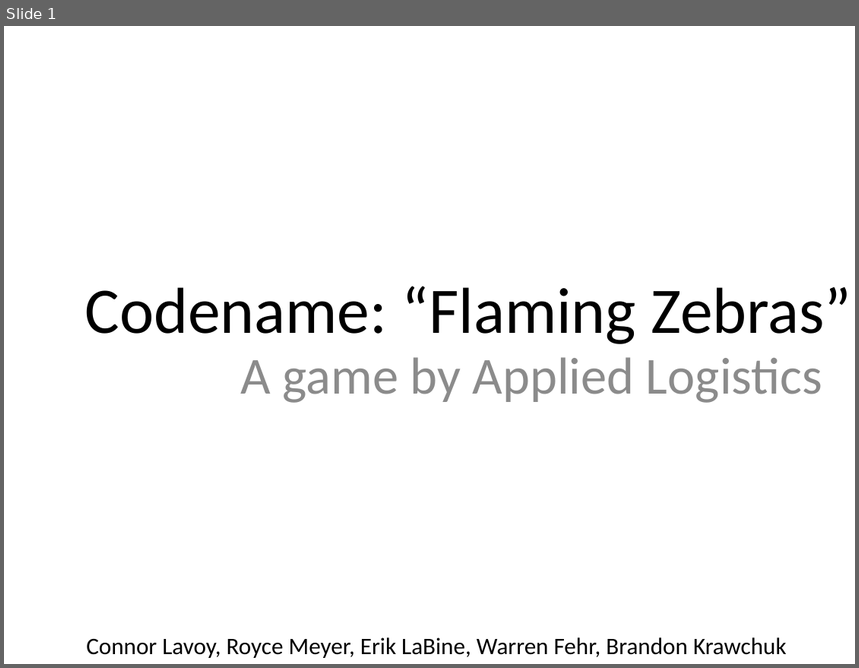
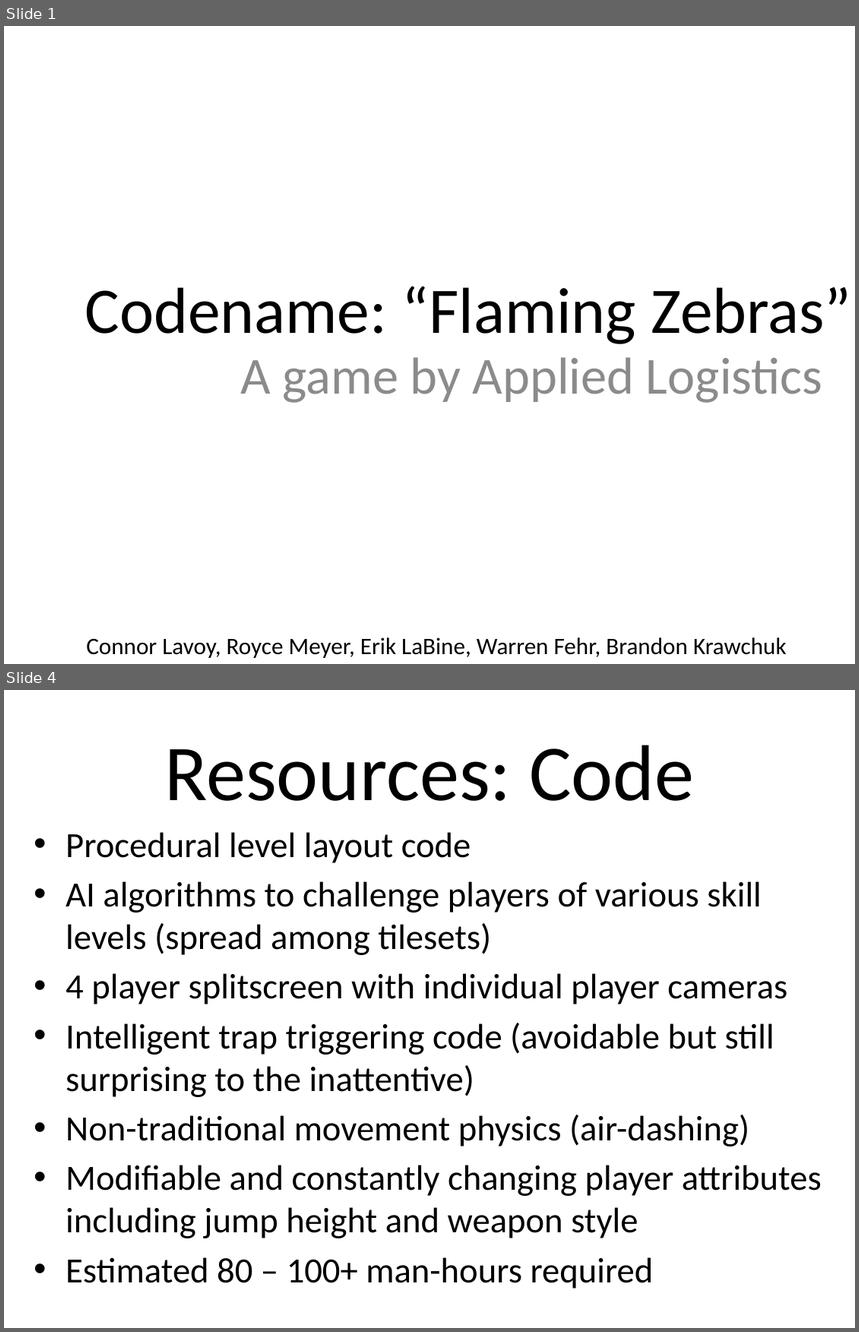
Before and after one commit to Assisting/flaming-zebras, a slide deck: Codename flaming zebras.pptx. Shown one above the other, each under a label of ours: slide 1 before the commit, slides 1 and 4 after it; the slides between them are not shown. The pictures are 859x668 and 859x1332 pixels, drawn with LibreOffice and Linux fonts; fonts in the diff are those of the drawing. Boxes give left, top, right and bottom in pixels: in the first picture for what was removed or moved away, otherwise in the second. Text is boxed around its words. In the diff, an @@ line names an element or a change of style, - is before the commit and + after.

```diff
--- a/Codename flaming zebras.pptx
+++ b/Codename flaming zebras.pptx
@@ slide 4 added at <box>4,690,855,1328</box>, background #FFFFFF @@
@@ title added at <box>165,745,694,801</box>, 67 pt, text #000000 @@
+Resources: Code
@@ text added at <box>66,832,822,1289</box>, 30 pt, text #000000 @@
+• Procedural level layout code
+• AI algorithms to challenge players of various skill levels (spread among tilesets)
+• 4 player splitscreen with individual player cameras
+• Intelligent trap triggering code (avoidable but still surprising to the inattentive)
+• Non-traditional movement physics (air-dashing)
+• Modifiable and constantly changing player attributes including jump height and weapon style
+• Estimated 80 – 100+ man-hours required
```
Also in this commit, not shown: 2 slides changed, 4 other slides added, 1 slide removed.
